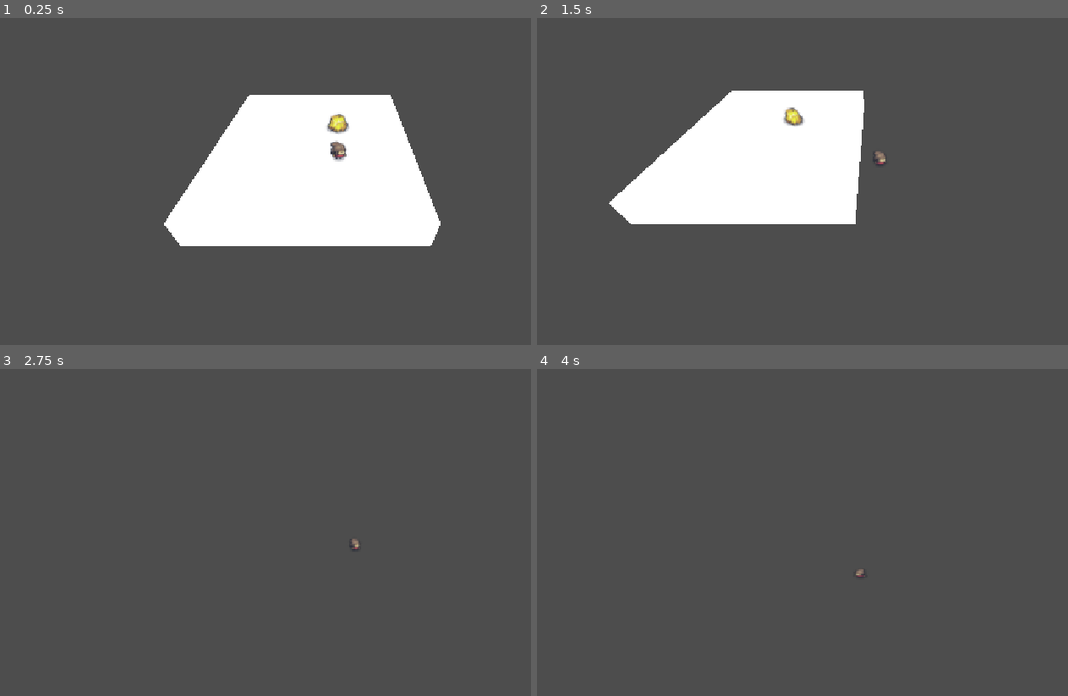
Above: before the commit, frames 1-4 (two rows, left to right).
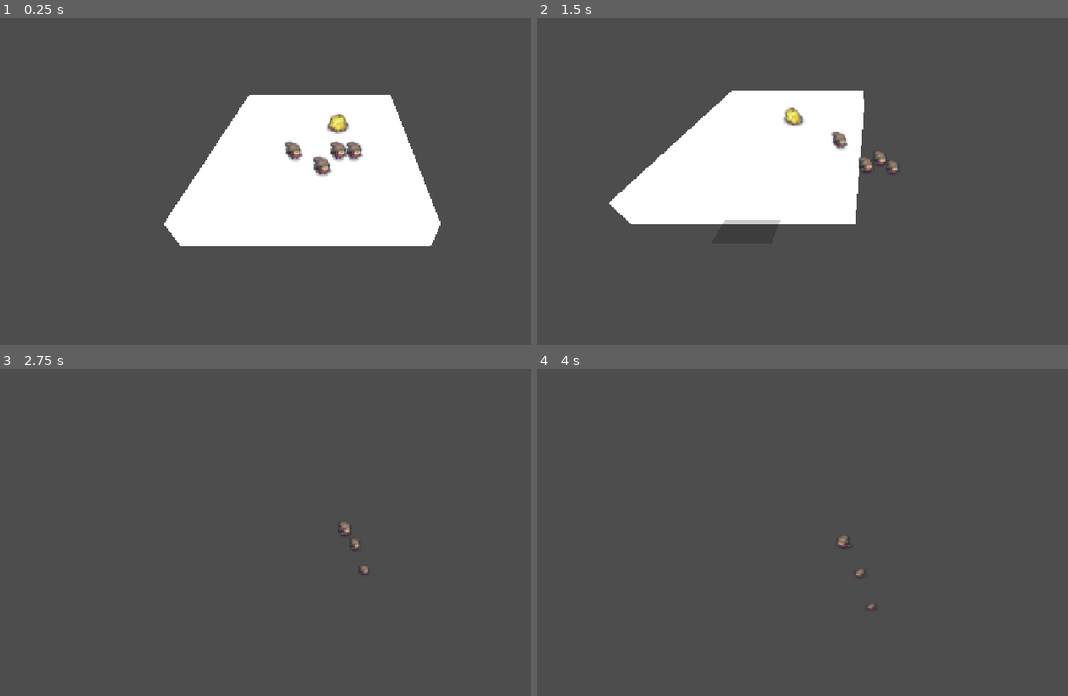
Above: after the commit, the same moments.

Repository: scumpiest/brainless-jam
Game: Godot game, scene res://scenes/main.tscn
Same seed, same stepped clock (60 frames per second), same inputs: the game is played once before the commit and once after it.
Inputs (mouse positions are in pixels of both pictures, inside the frame that each line leads up to):
- Up to frame 1 (0.25 s): no input
- Up to frame 2 (1.5 s): move the mouse to (1025, 188) at 0.52 s; hold D (move_right) 0.53-1.25 s; click (1025, 188) at 0.67 s; drag from (738, 227) to (839, 282) at 1.27 s
- Up to frame 3 (2.75 s): move the mouse to (403, 476) at 2.02 s; hold D (move_right) from 2.03 s (still down); click (403, 476) at 2.17 s
- Up to frame 4 (4 s): release D (move_right) at 2.75 s; drag from (839, 633) to (669, 503) at 2.77 s; move the mouse to (outside the picture) at 3.52 s; hold A (move_left) from 3.53 s (still down); click (outside the picture) at 3.67 s

The runs differ from the first frame. In frame 1, 0.5% of the frame differs, in the area x 53-69%, y 37-49%; in frame 2, 0.4%; in frame 3, less than 0.1%; in frame 4, less than 0.1%.

Commit message:
feat: add unit selection

Diff:
--- a/scenes/main.tscn
+++ b/scenes/main.tscn
@@ -3,6 +3,7 @@
 [ext_resource type="PackedScene" uid="uid://cjl51jxvk5c5m" path="res://scenes/units/pawn.tscn" id="1_o5qli"]
 [ext_resource type="Script" uid="uid://matbq3vlj76u" path="res://scenes/camera_3d.gd" id="2_0wfyh"]
 [ext_resource type="PackedScene" uid="uid://cq5r0k01l05ku" path="res://scenes/resource.tscn" id="3_sugp2"]
+[ext_resource type="Script" uid="uid://554rf3x0hi34" path="res://scenes/selection_manager.gd" id="4_selmgr"]
 
 [sub_resource type="StandardMaterial3D" id="StandardMaterial3D_o5qli"]
 shading_mode = 0
@@ -13,6 +14,14 @@
 
 [sub_resource type="BoxShape3D" id="BoxShape3D_o5qli"]
 size = Vector3(7.073303, 0.9321289, 8.946411)
+
+[sub_resource type="StandardMaterial3D" id="StandardMaterial3D_selbox"]
+transparency = 1
+albedo_color = Color(0, 1, 0, 0.2)
+
+[sub_resource type="BoxMesh" id="BoxMesh_selbox"]
+material = SubResource("StandardMaterial3D_selbox")
+size = Vector3(1, 0.02, 1)
 
 [node name="Main" type="Node3D" unique_id=1674497327]
 
@@ -28,8 +37,17 @@
 transform = Transform3D(1, 0, 0, 0, 1, 0, 0, 0, 1, -0.94277954, 0.033935547, -1.8685913)
 shape = SubResource("BoxShape3D_o5qli")
 
-[node name="Pawn" parent="." unique_id=1202909473 instance=ExtResource("1_o5qli")]
+[node name="Pawn" parent="." unique_id=1202909473 groups=["units"] instance=ExtResource("1_o5qli")]
 transform = Transform3D(1, 0, 0, 0, 1, 0, 0, 0, 1, 0, 1, 0)
+
+[node name="Pawn2" parent="." unique_id=827023094 groups=["units"] instance=ExtResource("1_o5qli")]
+transform = Transform3D(1, 0, 0, 0, 1, 0, 0, 0, 1, -0.49024928, 1, 0.8476963)
+
+[node name="Pawn3" parent="." unique_id=1409745222 groups=["units"] instance=ExtResource("1_o5qli")]
+transform = Transform3D(1, 0, 0, 0, 1, 0, 0, 0, 1, 0.5066583, 1, 0)
+
+[node name="Pawn4" parent="." unique_id=110123638 groups=["units"] instance=ExtResource("1_o5qli")]
+transform = Transform3D(1, 0, 0, 0, 1, 0, 0, 0, 1, -1.449556, 1, 0)
 
 [node name="Camera3D" type="Camera3D" parent="." unique_id=888493479 node_paths=PackedStringArray("target")]
 transform = Transform3D(1, 0, 0, 0, 0.7071067, 0.70710677, 0, -0.70710677, 0.7071067, 0, 3, 3)
@@ -38,3 +56,9 @@
 
 [node name="Resource" parent="." unique_id=1774678447 instance=ExtResource("3_sugp2")]
 transform = Transform3D(1, 0, 0, 0, 1, 0, 0, 0, 1, 0, 1, -2)
+
+[node name="SelectionManager" type="Node3D" parent="." unique_id=339003157]
+script = ExtResource("4_selmgr")
+
+[node name="BoxVisual" type="MeshInstance3D" parent="SelectionManager" unique_id=933194909]
+mesh = SubResource("BoxMesh_selbox")
--- /dev/null
+++ b/scenes/selection_manager.gd
@@ -0,0 +1,94 @@
+extends Node3D
+
+@export var ground_y: float = 0.5
+
+var is_dragging: bool = false
+var start_position: Vector3 = Vector3(0, ground_y, 0)
+var end_position: Vector3 = Vector3(0, ground_y, 0)
+
+var selected_units: Array[Pawn] = []
+
+var _camera: Camera3D
+@onready var _box_visual: MeshInstance3D = $BoxVisual
+
+
+func _ready() -> void:
+	_camera = get_viewport().get_camera_3d()
+	_box_visual.visible = false
+
+
+func _input(event: InputEvent) -> void:
+	if event is InputEventMouseButton:
+		if event.button_index == MOUSE_BUTTON_LEFT:
+			if event.pressed:
+				var ground_hits := _mouse_to_ground(get_viewport().get_mouse_position())
+				if ground_hits.is_empty():
+					return
+				is_dragging = true
+				start_position = ground_hits[0]
+				end_position = ground_hits[0]
+				deselect_all()
+				_update_box_visual()
+			else:
+				is_dragging = false
+				select_units_in_box()
+				_update_box_visual()
+	if event is InputEventMouseMotion and is_dragging:
+		var ground_hits := _mouse_to_ground(get_viewport().get_mouse_position())
+		if not ground_hits.is_empty():
+			end_position = ground_hits[0]
+			_update_box_visual()
+			_refresh_selection_in_box()
+
+
+func _mouse_to_ground(mouse_pos: Vector2) -> Array:
+	if _camera == null:
+		return []
+	var origin := _camera.project_ray_origin(mouse_pos)
+	var normal := _camera.project_ray_normal(mouse_pos)
+	var plane := Plane(Vector3.UP, ground_y)
+	var hit = plane.intersects_ray(origin, normal)
+	if hit == null:
+		return []
+	return [hit]
+
+
+func _get_xz_rect() -> Rect2:
+	# flatten the rect to the ground plane
+	return Rect2(
+		Vector2(minf(start_position.x, end_position.x), minf(start_position.z, end_position.z)),
+		Vector2(absf(end_position.x - start_position.x), absf(end_position.z - start_position.z)),
+	)
+
+
+func _update_box_visual() -> void:
+	_box_visual.visible = is_dragging
+	if not is_dragging:
+		return
+	var rect := _get_xz_rect()
+	_box_visual.global_position = Vector3(rect.get_center().x, ground_y + 0.01, rect.get_center().y)
+	_box_visual.scale = Vector3(maxf(rect.size.x, 0.1), 1.0, maxf(rect.size.y, 0.1))
+
+
+func select_units_in_box() -> void:
+	var select_rect := _get_xz_rect()
+	var all_units := get_tree().get_nodes_in_group("units")
+
+	for unit in all_units:
+		var xz := Vector2(unit.global_position.x, unit.global_position.z)
+		if select_rect.has_point(xz):
+			selected_units.append(unit)
+			if unit.has_method("select"):
+				unit.select()
+
+
+func deselect_all() -> void:
+	for unit in selected_units:
+		if unit.has_method("deselect"):
+			unit.deselect()
+	selected_units.clear()
+
+
+func _refresh_selection_in_box() -> void:
+	deselect_all()
+	select_units_in_box()
--- a/scenes/units/pawn.gd
+++ b/scenes/units/pawn.gd
@@ -1,4 +1,6 @@
 extends CharacterBody3D
+
+class_name Pawn
 
 @export var speed: float = 5.0
 
@@ -6,6 +8,20 @@
 @onready var _interaction_area: Area3D = $InteractionArea
 
 var _gravity: float = 9.8
+
+
+func _ready() -> void:
+	add_to_group("units")
+
+
+func select() -> void:
+	# TODO: add selection outline
+	_sprite.modulate = Color.BLUE
+
+
+func deselect() -> void:
+	# TODO: remove selection outline
+	_sprite.modulate = Color.WHITE
 
 
 func _physics_process(delta: float) -> void:
Not shown, added: scenes/selection_manager.gd.uid
